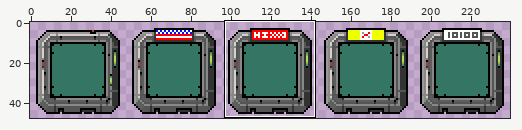
Edited in one commit: sprite sheet (output/out.png). Above, an overview of the earlier version with the close-up marked.
Close-up. Before the edit:
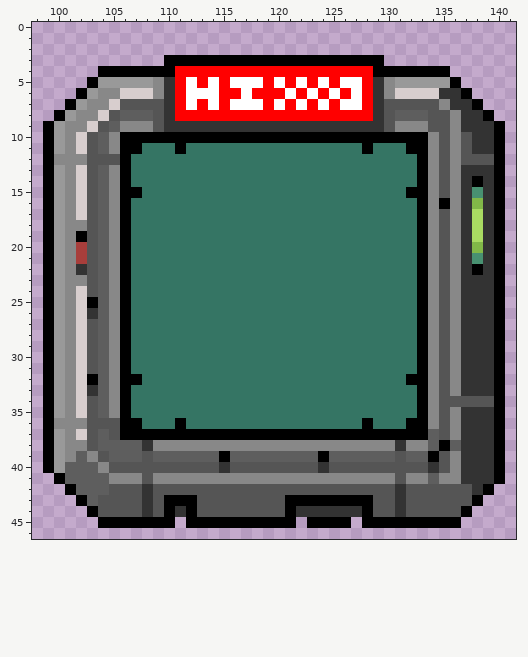
The file is 240x48 pixels. Colours within 5 levels of each other are drawn and written as one. Shown: x 98..141, y 0..46.
Once edited:
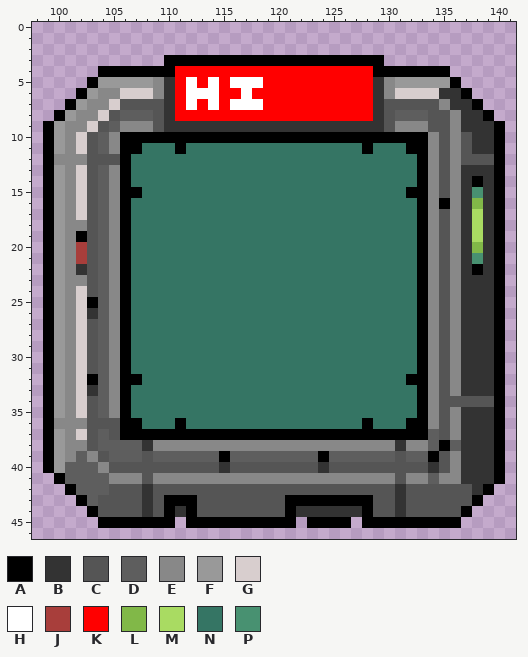
Palette (. is transparent): A #000000  B #333333  C #555555  D #5e5e5e  E #888888  F #999999  G #d8cece  H #ffffff  J #a83e3b  K #ff0000  L #81b848  M #a9db62  N #357564  P #489171
The author wrote: custom graphics per faction
What changed:
Colour H gives way to colour K in row 5 at x 120, 122, 124 and 126 to 127; in row 6 at x 121, 123, 125 and 127; in row 7 at x 120, 122, 124 and 126 to 127.
Changed places in both close-ups, as pixel boxes (x1, y1, x2, y2):
changed: (274, 77, 362, 110)
